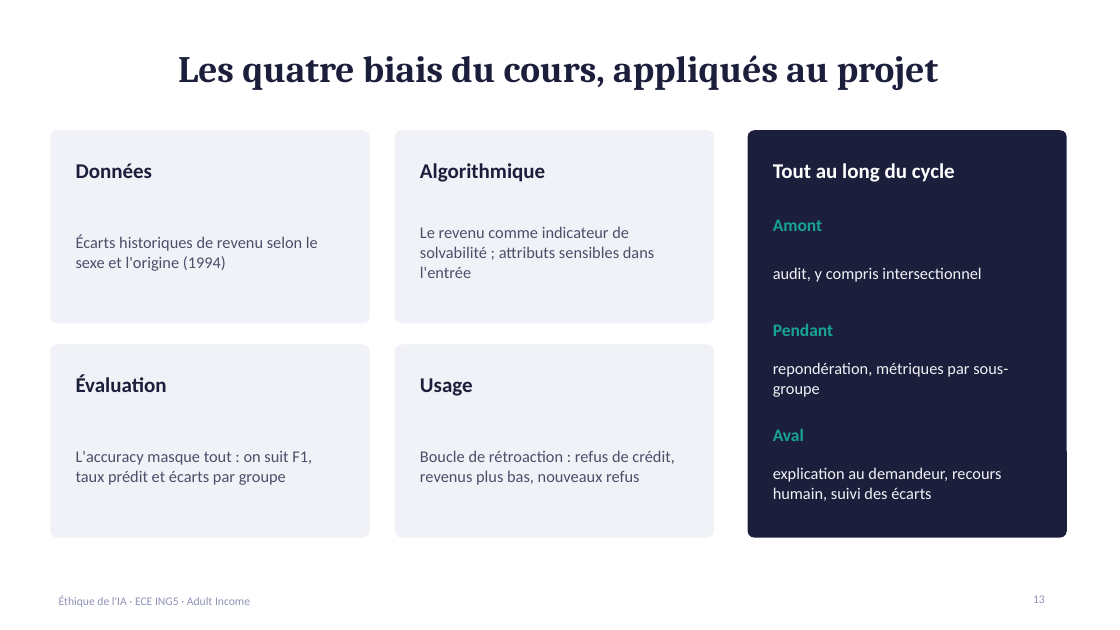
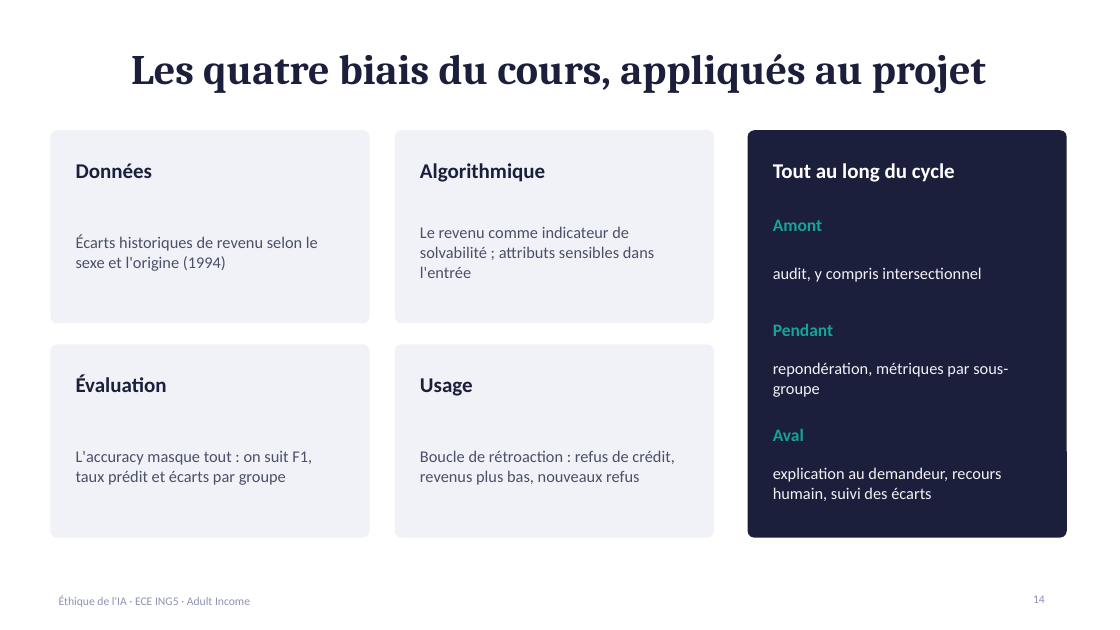
Before and after one commit to oscarico92/ai-ethics-adult-income, a slide deck: slide 14 of Projet_Ethique_IA_Adult_Income.pptx (slide 13 before the commit). Drawn at 1120x630 pixels with LibreOffice and Linux fonts; fonts in the diff are those of the drawing. Boxes give left, top, right and bottom in pixels: in the first picture for what was removed or moved away, otherwise in the second. Text is boxed around its words. In the diff, an @@ line names an element or a change of style, - is before the commit and + after.

```diff
--- a/Projet_Ethique_IA_Adult_Income.pptx
+++ b/Projet_Ethique_IA_Adult_Income.pptx
@@ title "Les quatre biais du cours, ..." at [131, 54, 986, 93]: size 32 to 36 pt @@
@@ page number at [1033, 595, 1045, 603]: text changed @@
-13
+14
```
Also in this commit, not shown: 13 other slides changed, 1 slide added.
